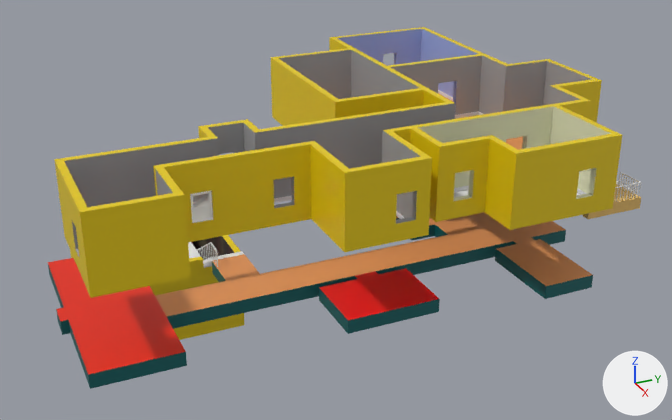
Two versions of the Blender file Lights Between/Assets/Models/House/MorrowHouse2.blend, one commit apart.
The view is the same before and after, from a camera (50 mm lens) standing at (63.4, -30.0, 29.8) and looking at (-1.0, -1.0, -2.4). Every picture has the same lights, and +X, +Y and +Z are marked at lower right. The first picture is the older version.

The first picture shows 'BasementWalls', 'BathroomFloor', 'Cube.012', 'FoyerFloor', 'GroundHallwayFloor', 'KitchenFloor', 'PatioFloor', 'StorageFloor', 'UpperFloorWalls', 'default' and 8 more.
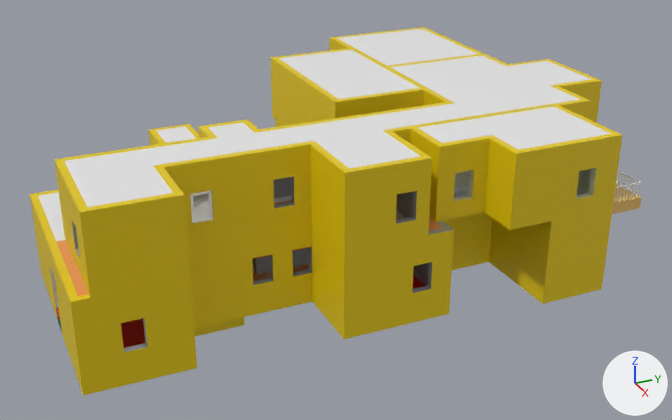
Changed parts and their boxes [x1, y1, x2, y2] in the pictures (672 x 420 px):
'GroundWalls', shown
    after: [30, 120, 613, 395]
'UpstairHallCeiling', shown
    after: [64, 103, 477, 207]
'UpstairsFoyerCeiling', shown
    after: [390, 56, 590, 115]
'BedroomCeiling', shown
    after: [418, 106, 611, 150]
'StairsCeiling', shown
    after: [279, 50, 420, 99]
'Bedroom2Ceiling', shown
    after: [337, 29, 478, 66]
'FloorCeiling Hall', shown (mostly hidden)
    after: [38, 126, 443, 296]
'KitchenFloor', unchanged, covered by the edit
    before: [48, 258, 187, 389]
    after: [56, 308, 145, 348]
'GroundHallwayFloor', unchanged, covered by the edit
    before: [155, 235, 469, 329]
    after: [253, 264, 309, 281]
'BathroomFloor', unchanged, covered by the edit
    before: [319, 268, 440, 334]
    after: [413, 275, 425, 289]
'StorageFloor', unchanged, covered by the edit
    before: [495, 238, 593, 299]

What changed in the scene script:
```text
Change ob_groundwalls:
    remove ob_groundwalls.hide_set(True)
Change ob_floorceiling_hall:
    remove ob_floorceiling_hall.hide_set(True)
Change ob_bedroom2ceiling:
    remove ob_bedroom2ceiling.hide_set(True)
Change ob_upstairsfoyerceiling:
    remove ob_upstairsfoyerceiling.hide_set(True)
Change ob_upstairhallceiling:
    remove ob_upstairhallceiling.hide_set(True)
Change ob_stairsceiling:
    remove ob_stairsceiling.hide_set(True)
Change ob_bedroomceiling:
    remove ob_bedroomceiling.hide_set(True)
```
